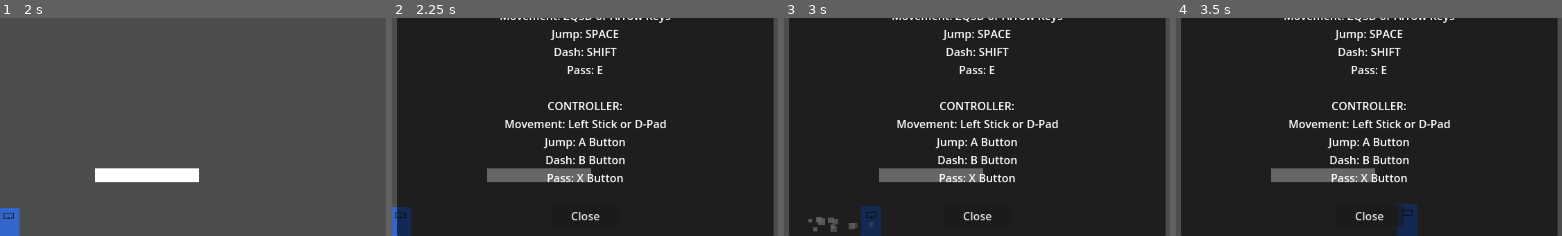
Above: before the commit, frames 1-4 (left to right).
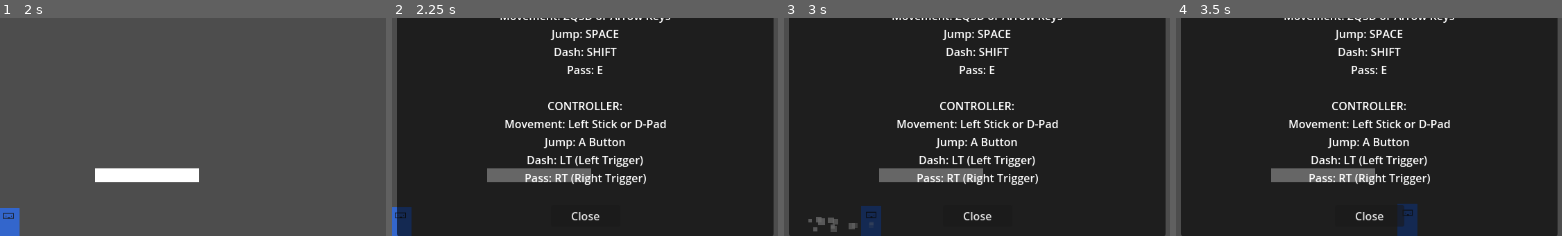
Above: after the commit, the same moments.

Repository: SinelVinesh/pixel-dunk
Game: Godot game, scene res://scenes/test/PlayerTest.tscn
Two runs of this game, one before a commit and one after it. Both use one fixed random seed, a clock stepped at 60 frames per second and the inputs below.
Inputs:
- Up to frame 1 (2 s): click "Give Ball to player" at 0.5 s; click "Reset" at 1.25 s
- Up to frame 2 (2.25 s): click "Controls" at 2 s
- Up to frame 3 (3 s): tap Enter at 2.75 s; hold D (move_right) from 2.78 s (still down); tap Shift (dash) at 2.85 s
- Up to frame 4 (3.5 s): keep holding D (move_right); tap Space (jump) at 3.02 s; tap E (pass) at 3.05 s
The pictures show only the part of the screen within x 35-85%, y 23-73%; the shares and areas given below are measured in that part.

Frame 1 is identical in both runs. In frame 2, 1.5% of the frame differs, in the area x 34-66%, y 63-77%; in frame 3, 1.5%; in frame 4, 1.5%.

Commit message:
🔨 Fix dash and pass input button

Diff:
--- a/entities/player/InputSetup.gd
+++ b/entities/player/InputSetup.gd
@@ -67,13 +67,13 @@
 	if not InputMap.has_action("dash"):
 		InputMap.add_action("dash")
 		add_keyboard_event_to_action("dash", KEY_SHIFT) # Shift key
-		add_joy_button_event_to_action("dash", JOY_BUTTON_B) # Xbox B button
+		add_joy_trigger_event_to_action("dash", JOY_AXIS_TRIGGER_LEFT) # Xbox LT button
 
 	# Pass - Pass the ball to a teammate
 	if not InputMap.has_action("pass"):
 		InputMap.add_action("pass")
 		add_keyboard_event_to_action("pass", KEY_E) # E key
-		add_joy_button_event_to_action("pass", JOY_BUTTON_X) # Xbox X button
+		add_joy_trigger_event_to_action("pass", JOY_AXIS_TRIGGER_RIGHT) # Xbox RT button
 
 	print("Pixel Dunk input actions have been set up successfully.")
 
@@ -105,3 +105,15 @@
 	event.axis = axis_index
 	event.axis_value = axis_value
 	InputMap.action_add_event(action_name, event)
+
+# Adds a trigger event (LT/RT) to the specified action
+# Parameters:
+#   action_name: Name of the input action
+#   trigger_axis: Trigger axis index (JOY_AXIS_TRIGGER_LEFT or JOY_AXIS_TRIGGER_RIGHT)
+func add_joy_trigger_event_to_action(action_name: String, trigger_axis: int):
+	var event = InputEventJoypadMotion.new()
+	event.axis = trigger_axis
+	# Triggers in Godot use values from 0.0 (not pressed) to 1.0 (fully pressed)
+	# Setting to 0.5 means half-pressed will activate the action
+	event.axis_value = 0.5
+	InputMap.action_add_event(action_name, event)
--- a/scenes/test/PlayerTest.tscn
+++ b/scenes/test/PlayerTest.tscn
@@ -175,8 +175,8 @@
 CONTROLLER:
 Movement: Left Stick or D-Pad
 Jump: A Button
-Dash: B Button
-Pass: X Button"
+Dash: LT (Left Trigger)
+Pass: RT (Right Trigger)"
 horizontal_alignment = 1
 
 [node name="CloseButton" type="Button" parent="UI/ControlsPanel" groups=["buttons"]]
Not shown: 1 places in entities/player/Player.tscn that only renumber resources
